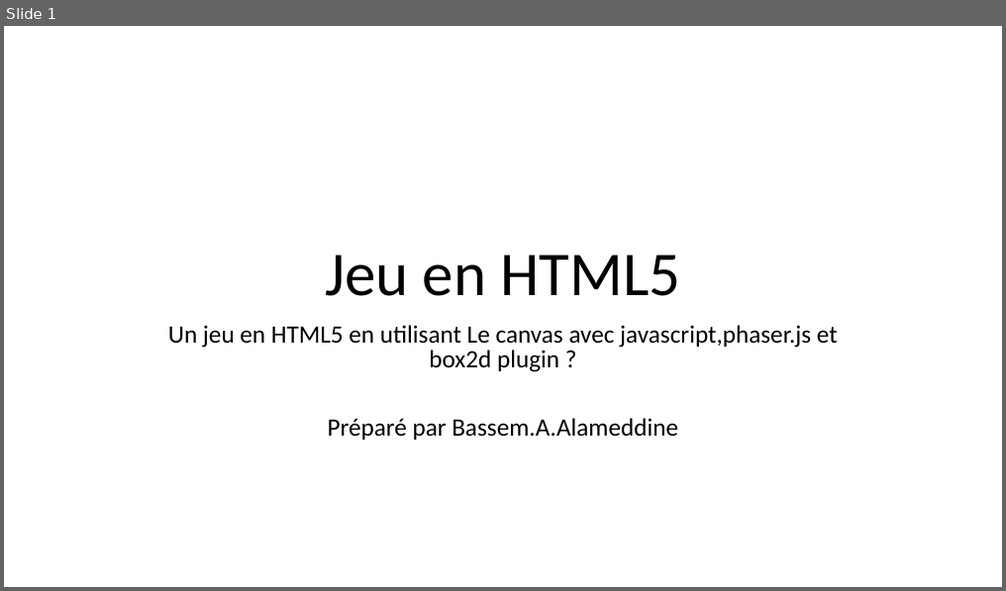
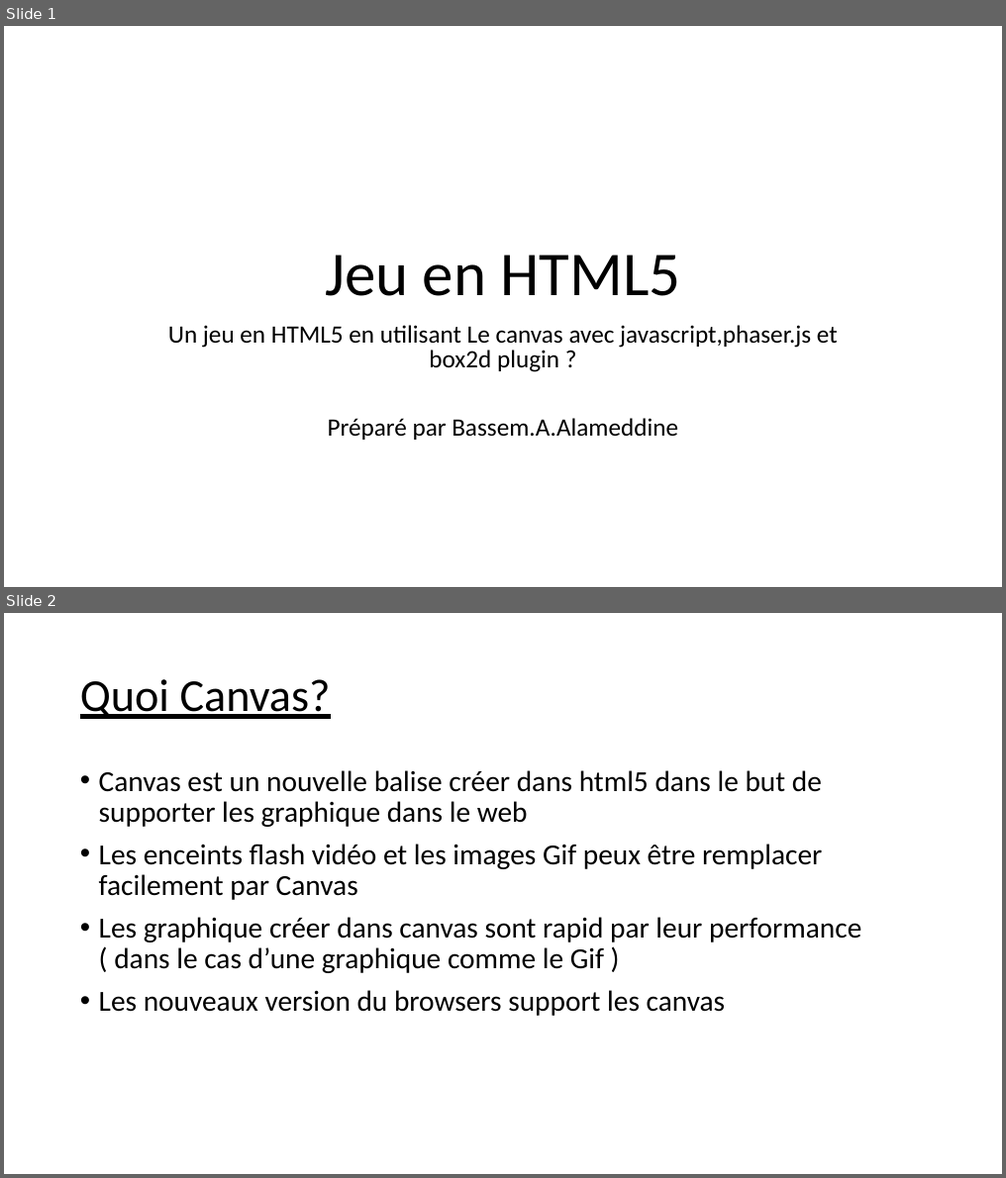
Before and after one commit to balamddine/NewHtml5, a slide deck: CanvasGame/Un jeu en canvas.pptx. Shown one above the other, each under a label of ours: slide 1 before the commit, slides 1 and 2 after it. The pictures are 1006x591 and 1006x1178 pixels, drawn with LibreOffice and Linux fonts; fonts in the diff are those of the drawing. Boxes give left, top, right and bottom in pixels: in the first picture for what was removed or moved away, otherwise in the second. Text is boxed around its words. In the diff, an @@ line names an element or a change of style, - is before the commit and + after.

```diff
--- a/CanvasGame/Un jeu en canvas.pptx
+++ b/CanvasGame/Un jeu en canvas.pptx
@@ slide 2 added at (x1=4, y1=613, x2=1002, y2=1174), background #FFFFFF @@
@@ title added at (x1=80, y1=679, x2=331, y2=719), 44 pt, text #000000, underline @@
+Quoi Canvas?
@@ text added at (x1=99, y1=770, x2=861, y2=1016), 28 pt, text #000000 @@
+• Canvas est un nouvelle balise créer dans html5 dans le but de supporter les graphique dans le web
+• Les enceints flash vidéo et les images Gif peux être remplacer facilement par Canvas
+• Les graphique créer dans canvas sont rapid par leur performance ( dans le cas d’une graphique comme le Gif )
+• Les nouveaux version du browsers support les canvas
```
Also in this commit, not shown: 7 other slides added, 6 other files.
